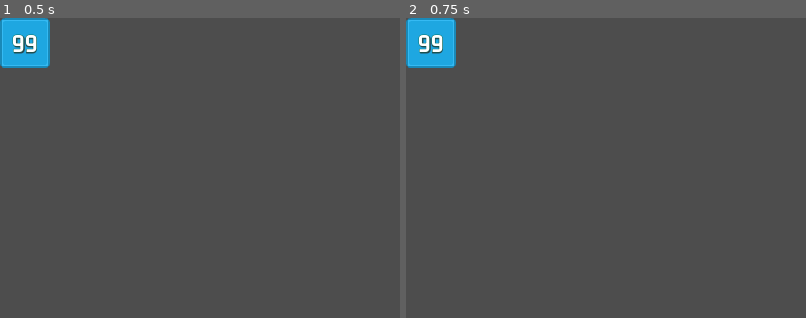
Above: before the commit, frames 1-2 (left to right).
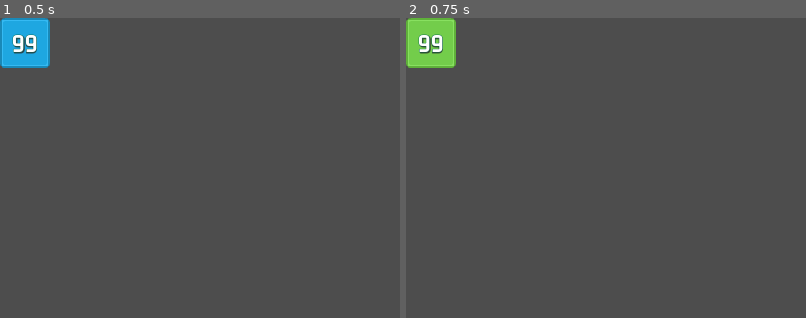
Above: after the commit, the same moments.

Repository: leobewater/godot-sokoban
Game: Godot game, scene res://level_button/level_button.tscn
Same seed, same stepped clock (60 frames per second), same inputs: the game is played once before the commit and once after it. The project has no main scene, so this scene is started directly.
Inputs (mouse positions are % of the whole screen's width and height, from its top left):
- Up to frame 1 (0.5 s): no input
- Up to frame 2 (0.75 s): tap Enter at 0.5 s; move the mouse to (3, 4) at 0.52 s; press the mouse at (3, 4) at 0.53 s; hold D (right) from 0.53 s (still down)
The pictures show only the part of the screen within x 0-50%, y 0-50%; the shares and areas given below are measured in that part.

Frame 1 is identical in both runs. In frame 2, 1.8% of the frame differs, in the area x 0-13%, y 0-17%.

Commit message:
show green level button when it's clicked

Diff:
--- a/level_button/level_button.gd
+++ b/level_button/level_button.gd
@@ -1,15 +1,26 @@
 extends NinePatchRect
 
 
-# Called when the node enters the scene tree for the first time.
+const GREEN_TEXTURE = preload("res://assets/green_panel.png")
+
+
+var _level_number: String = "99"
+
+
 func _ready():
 	pass # Replace with function body.
 
 
-# Called every frame. 'delta' is the elapsed time since the previous frame.
 func _process(delta):
 	pass
 
 
+func set_leve_number(level_number: String) -> void:
+	_level_number = level_number
+
+
 func _on_gui_input(event: InputEvent):
-	pass # Replace with function body.
+	if event.is_action_pressed("select") == true:
+		# show green background when level button is selected/clicked
+		texture = GREEN_TEXTURE
+		print("Selected")
